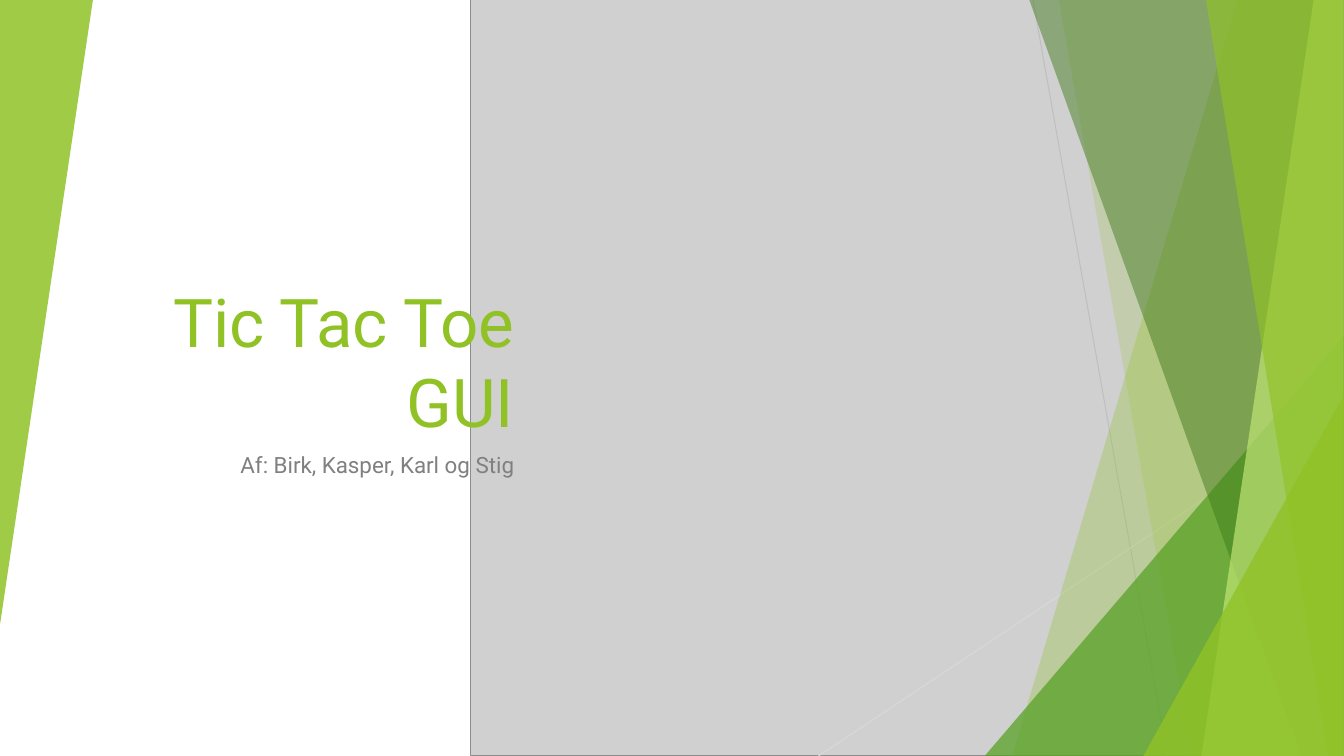
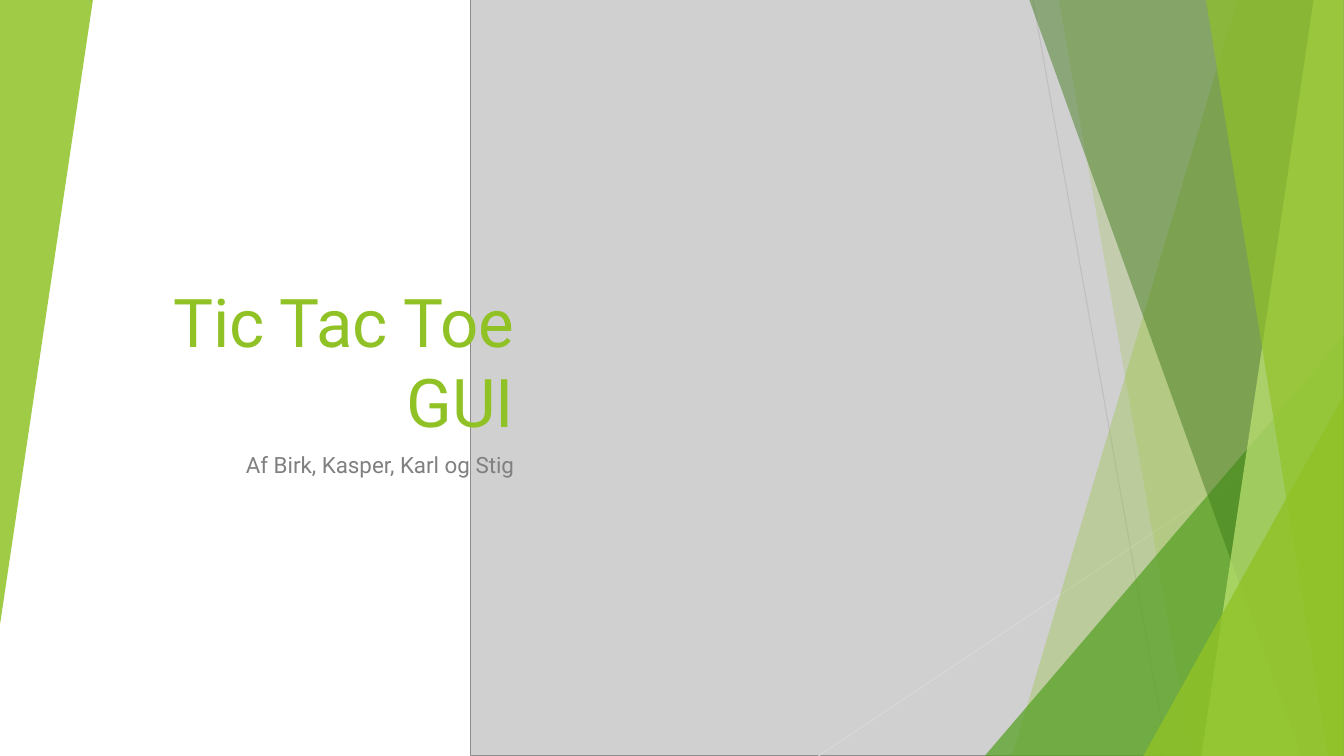
Before and after one commit to UffeThorsen/ZBC-ProgB-18-20-TicTacToe, a slide deck: slide 1 of notes/Tic Tac Toe GUI.pptx. Drawn at 1344x756 pixels with LibreOffice and Linux fonts; fonts in the diff are those of the drawing; grey boxes stand for pictures. Boxes give left, top, right and bottom in pixels: in the first picture for what was removed or moved away, otherwise in the second. Text is boxed around its words. In the diff, an @@ line names an element or a change of style, - is before the commit and + after.

Commit message:
Little change and powerpoint made

```diff
--- a/notes/Tic Tac Toe GUI.pptx
+++ b/notes/Tic Tac Toe GUI.pptx
@@ subtitle at (x1=246, y1=456, x2=515, y2=478): text changed @@
-Af: Birk, Kasper, Karl og Stig
+Af Birk, Kasper, Karl og Stig
```
Also in this commit, not shown: 4 other slides changed, 5 slides added, 1 slide removed, 1 other file.
